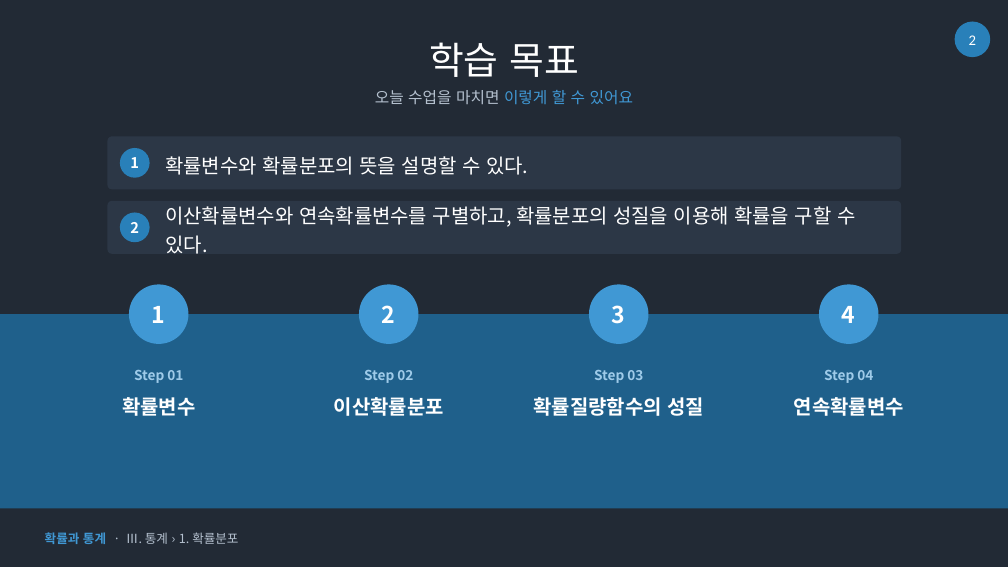
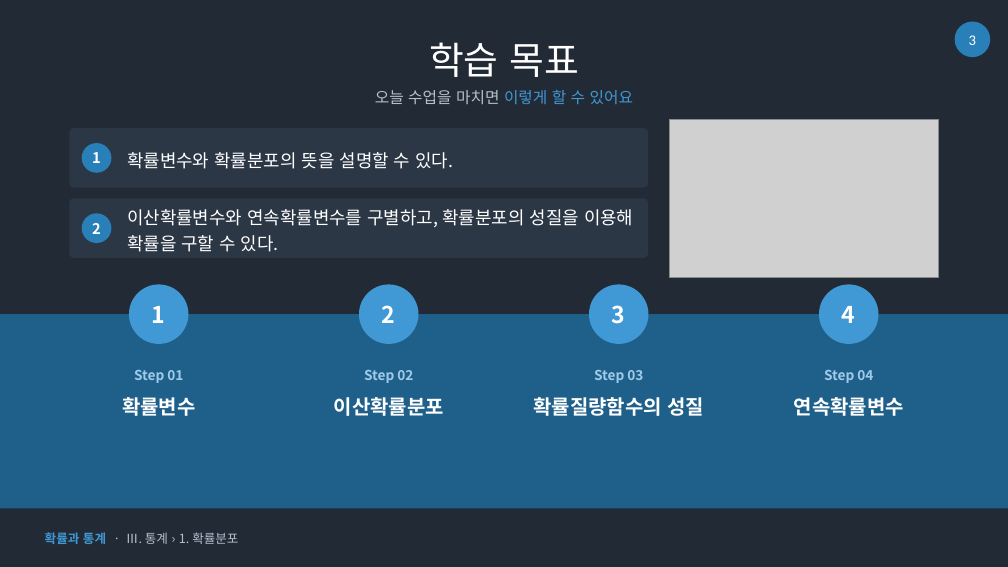
Before and after one commit to sh910625-lgtm/lecture-slides, a slide deck: slide 3 of lectures/1강/1강_확률변수와_확률분포.pptx (slide 2 before the commit). Drawn at 1008x567 pixels with LibreOffice and Linux fonts; fonts in the diff are those of the drawing; grey boxes stand for pictures. Boxes give left, top, right and bottom in pixels: in the first picture for what was removed or moved away, otherwise in the second. Text is boxed around its words. In the diff, an @@ line names an element or a change of style, - is before the commit and + after.

```diff
--- a/lectures/1강/1강_확률변수와_확률분포.pptx
+++ b/lectures/1강/1강_확률변수와_확률분포.pptx
@@ rounded rectangle: place and size @@
-rounded rectangle at <box>107,136,901,189</box>
+rounded rectangle at <box>70,129,649,188</box>
@@ ellipse "1": place and size @@
-ellipse "1" at <box>120,148,150,178</box>
+ellipse "1" at <box>82,143,111,172</box>
@@ text "확률변수와 확률분포의 뜻을 설명할 수 ..." at <box>127,152,453,169</box>: size 19 to 17 pt @@
@@ text "확률변수와 확률분포의 뜻을 설명할 수 ...": place and size @@
-text "확률변수와 확률분포의 뜻을 설명할 수 ..." at <box>165,156,528,175</box>
+text "확률변수와 확률분포의 뜻을 설명할 수 ..." at <box>127,152,453,169</box>
@@ picture added at <box>670,120,939,278</box> @@
@@ rounded rectangle: place and size @@
-rounded rectangle at <box>107,201,901,254</box>
+rounded rectangle at <box>70,198,649,258</box>
@@ text "이산확률변수와 연속확률변수를 구별하고, 확률분포의 성질을 ...": place and size @@
-text "이산확률변수와 연속확률변수를 구별하고, 확률분포의 성질을 ..." at <box>165,206,855,254</box>
+text "이산확률변수와 연속확률변수를 구별하고, 확률분포의 성질을 ..." at <box>127,209,633,252</box>
@@ text "이산확률변수와 연속확률변수를 구별하고, 확률분포의 성질을 ..." at <box>127,209,633,252</box>: size 19 to 17 pt @@
@@ ellipse "2": place and size @@
-ellipse "2" at <box>120,212,150,242</box>
+ellipse "2" at <box>82,213,111,243</box>
```
Also in this commit, not shown: 5 other slides changed, 1 slide added, 12 other files.
